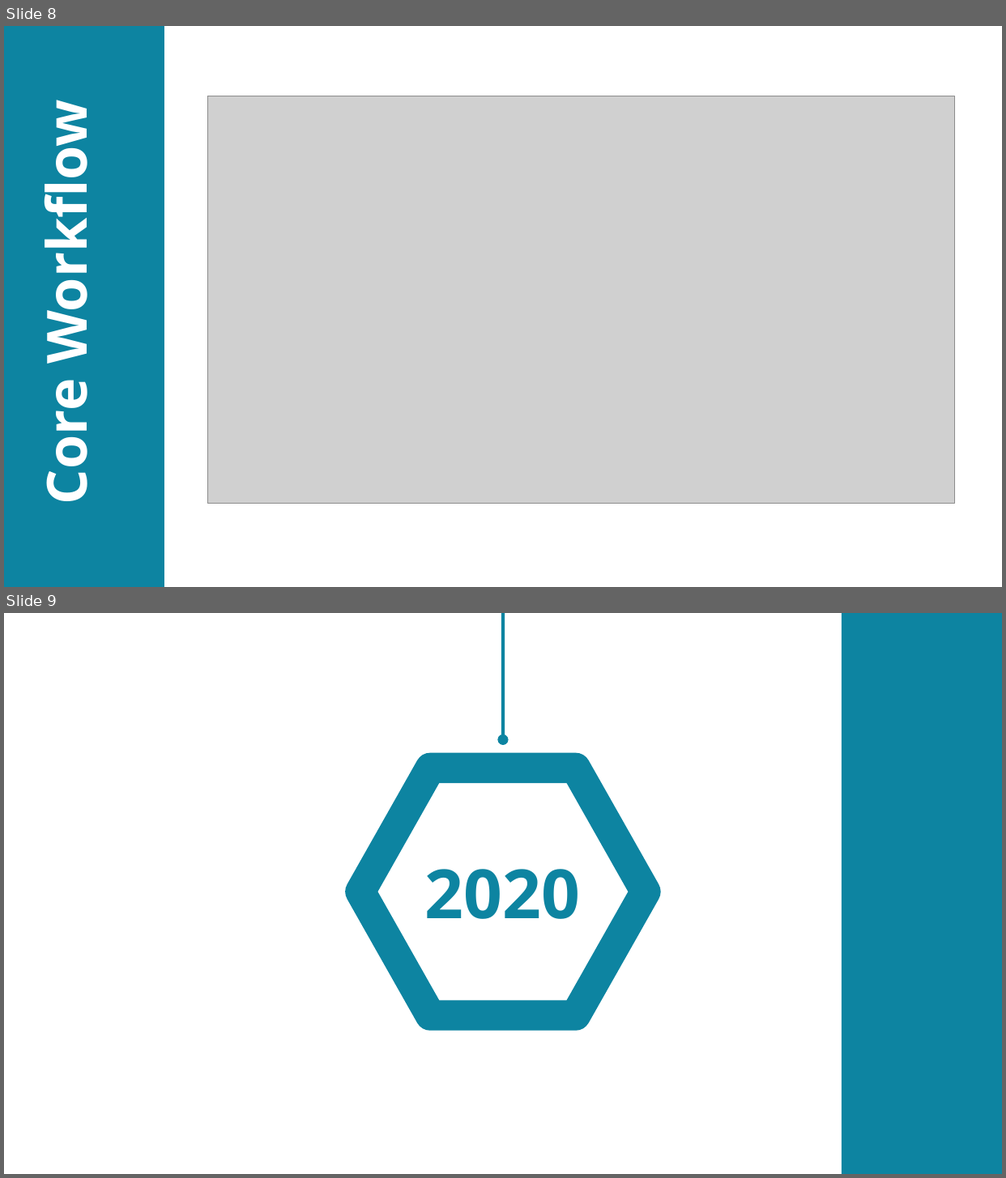
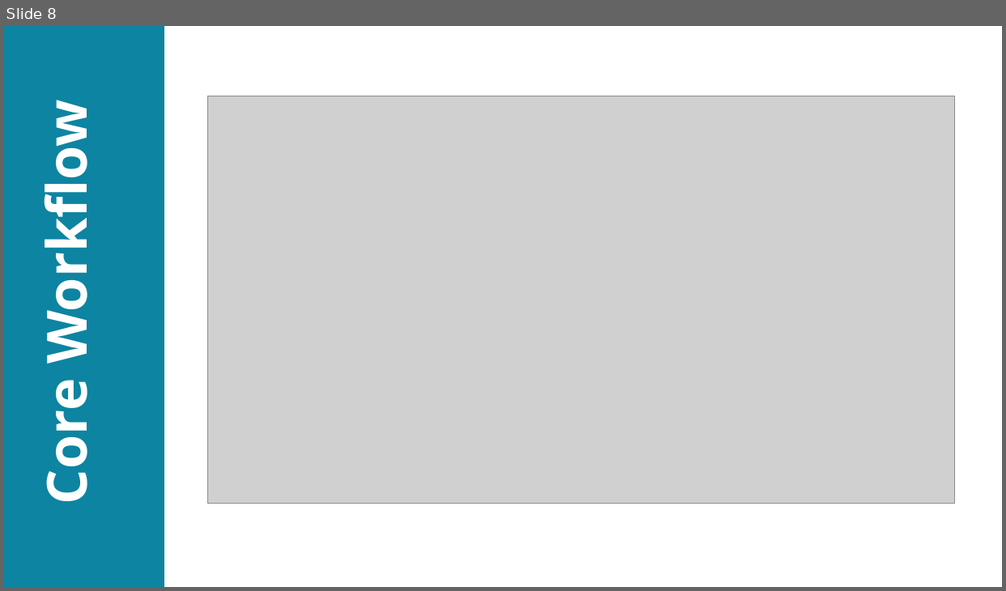
Before and after one commit to AlphaBeast97/DBMS-Flutter-Porject, a slide deck: proposal.odp. Shown one above the other, each under a label of ours: slides 8 and 9 before the commit, slide 8 after it. The pictures are 1006x1178 and 1006x591 pixels, drawn with LibreOffice and Linux fonts; fonts in the diff are those of the drawing; grey boxes stand for pictures. Boxes give left, top, right and bottom in pixels: in the first picture for what was removed or moved away, otherwise in the second. Text is boxed around its words. In the diff, an @@ line names an element or a change of style, - is before the commit and + after.

```diff
--- a/proposal.odp
+++ b/proposal.odp
@@ slide 9 removed at [4,613,1002,1174], background #FFFFFF @@
@@ arrow removed from (503, 613) to (503, 740) @@
@@ rectangle removed at [842,613,1002,1174] @@
@@ hexagon removed at [360,768,646,1016] @@
-2020
```
Also in this commit, not shown: 3 slides changed, 6 slides added, 2 other slides removed, 4 other files.
